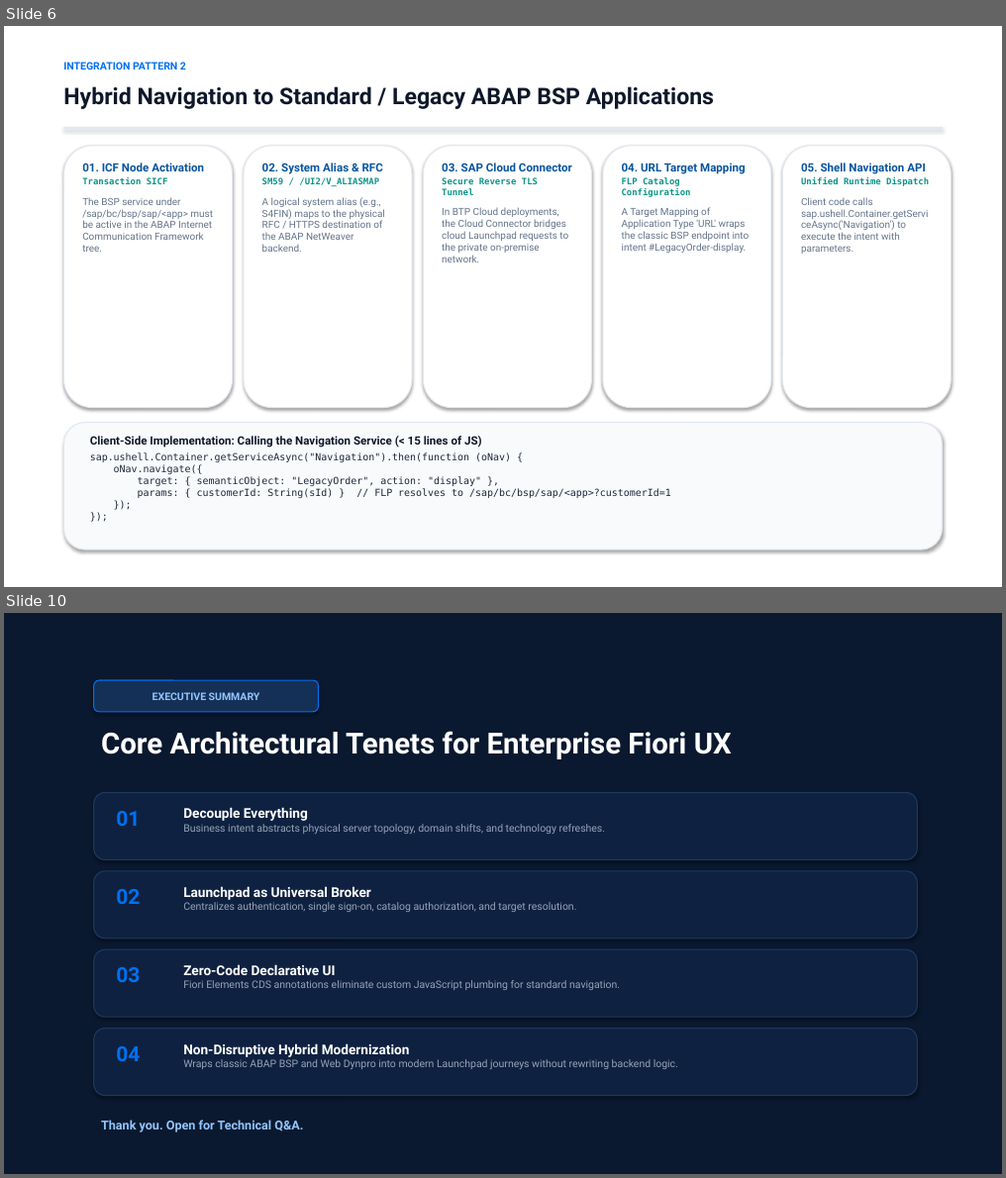
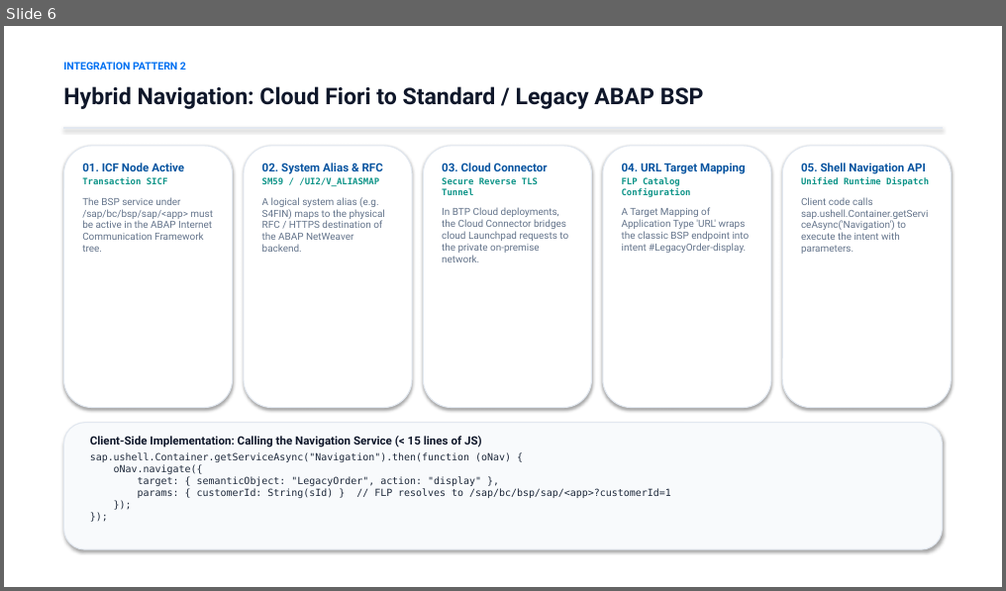
Before and after one commit to riteshpp05/cross-navigation, a slide deck: SAP_Cross_Navigation.pptx. Shown one above the other, each under a label of ours: slides 6 and 10 before the commit, slide 6 after it; the slides between them are not shown. The pictures are 1006x1178 and 1006x591 pixels, drawn with LibreOffice and Linux fonts; fonts in the diff are those of the drawing. Boxes give left, top, right and bottom in pixels: in the first picture for what was removed or moved away, otherwise in the second. Text is boxed around its words. In the diff, an @@ line names an element or a change of style, - is before the commit and + after.

```diff
--- a/SAP_Cross_Navigation.pptx
+++ b/SAP_Cross_Navigation.pptx
@@ slide 10 removed at bbox=[4, 613, 1002, 1174], background #FFFFFF @@
@@ rectangle removed at bbox=[4, 613, 1002, 1174] @@
@@ rounded rectangle removed at bbox=[94, 680, 319, 712] @@
-EXECUTIVE SUMMARY
@@ text removed at bbox=[101, 731, 732, 760] @@
-Core Architectural Tenets for Enterprise Fiori UX
@@ rounded rectangle removed at bbox=[94, 792, 918, 861] @@
@@ text removed at bbox=[116, 811, 140, 826] @@
-01
@@ text removed at bbox=[183, 807, 606, 834] @@
-Decouple Everything
-Business intent abstracts physical server topology, domain shifts, and technology refreshes.
@@ rounded rectangle removed at bbox=[94, 871, 918, 939] @@
@@ text removed at bbox=[116, 889, 140, 904] @@
-02
@@ text removed at bbox=[183, 886, 576, 912] @@
-Launchpad as Universal Broker
-Centralizes authentication, single sign-on, catalog authorization, and target resolution.
@@ rounded rectangle removed at bbox=[94, 950, 918, 1017] @@
@@ text removed at bbox=[116, 967, 140, 982] @@
-03
@@ text removed at bbox=[183, 964, 620, 990] @@
-Zero-Code Declarative UI
-Fiori Elements CDS annotations eliminate custom JavaScript plumbing for standard navigation.
@@ rounded rectangle removed at bbox=[94, 1029, 918, 1096] @@
@@ text removed at bbox=[116, 1047, 140, 1061] @@
-04
@@ text removed at bbox=[183, 1044, 678, 1069] @@
-Non-Disruptive Hybrid Modernization
-Wraps classic ABAP BSP and Web Dynpro into modern Launchpad journeys without rewriting backend logic.
@@ text removed at bbox=[101, 1120, 303, 1133] @@
-Thank you. Open for Technical Q&A.
@@ slide 6 changed as well @@
@@ text at bbox=[63, 86, 704, 109]: text changed @@
-Hybrid Navigation to Standard / Legacy ABAP BSP Applications
+Hybrid Navigation: Cloud Fiori to Standard / Legacy ABAP BSP
@@ text at bbox=[82, 163, 184, 172]: text changed @@
-01. ICF Node Activation
+01. ICF Node Active
@@ text at bbox=[442, 163, 548, 172]: text changed @@
-03. SAP Cloud Connector
+03. Cloud Connector
```
Also in this commit, not shown: 3 other slides changed, 7 slides added, 5 other slides removed, 4 other files.
